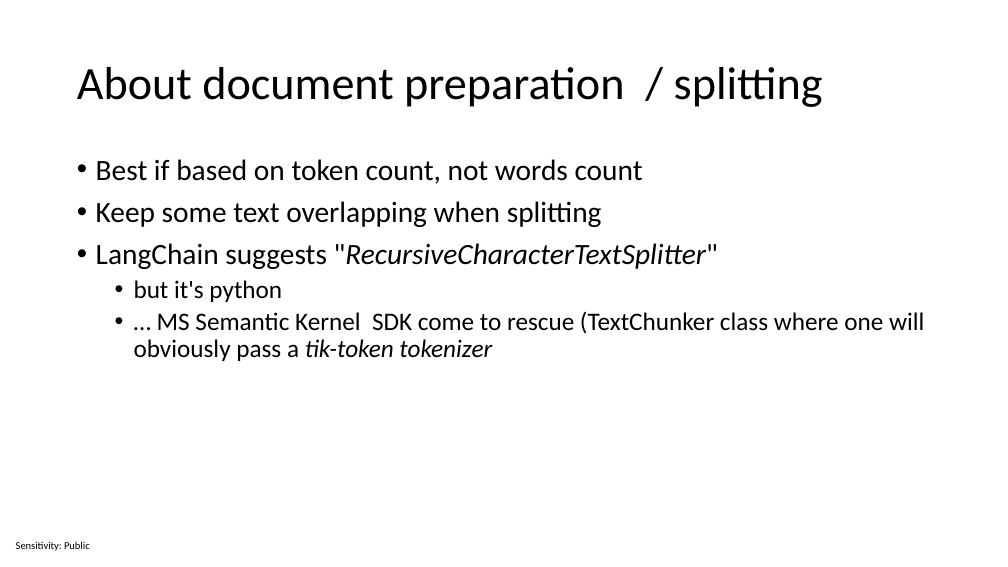
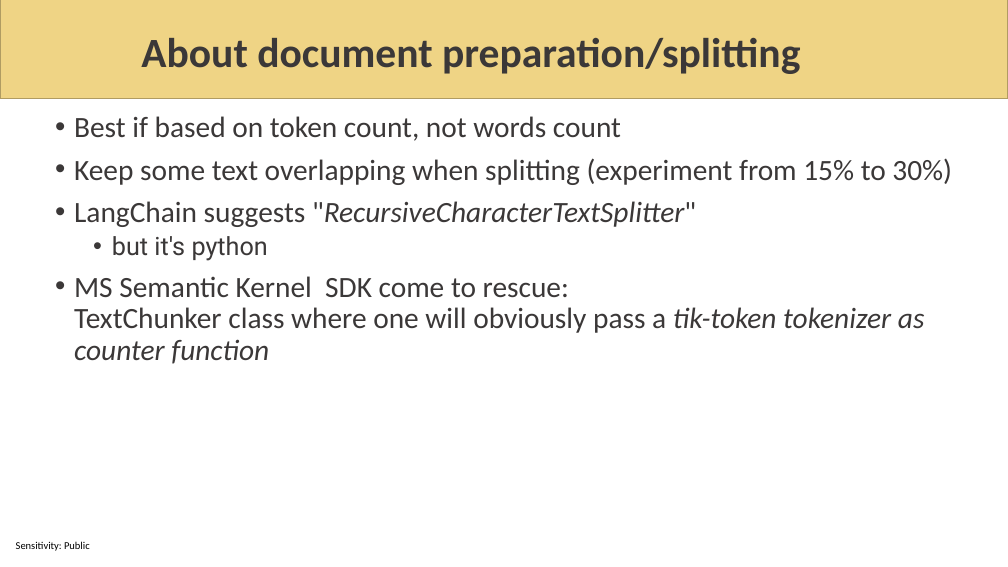
Before and after one commit to sabbadino/AzureDay2023Torino, a slide deck: slide 19 of sessions/room1_15_30/azure-day-ChatBot.pptx (slide 18 before the commit). Drawn at 1008x567 pixels with LibreOffice and Linux fonts; fonts in the diff are those of the drawing; background and template pictures are left out. Boxes give left, top, right and bottom in pixels: in the first picture for what was removed or moved away, otherwise in the second. Text is boxed around its words. In the diff, an @@ line names an element or a change of style, - is before the commit and + after.

```diff
--- a/sessions/room1_15_30/azure-day-ChatBot.pptx
+++ b/sessions/room1_15_30/azure-day-ChatBot.pptx
@@ rectangle added at [0,0,1008,99], fill #EFD485, outline #B19D62 1 pt @@
@@ title at [141,38,800,74]: text changed; size 44 to 39.6 pt; text colour #000000 to #3B3838; bold on @@
-About document preparation / splitting
+About document preparation/splitting
@@ text "Best if based on token ...": place and size @@
-text "Best if based on token ..." at [96,159,924,361]
+text "Best if based on token ..." at [74,116,952,364]
@@ text at [74,116,696,261]: text colour #000000 to #3B3838 in "Best if based on token count, not ...", "LangChain suggests "RecursiveCharacterTextSplitter"", "but it's python"; font Calibri to Roboto in "but it's python" @@
@@ text at [74,158,952,185]: text changed; text colour #000000 to #3B3838 @@
-• Keep some text overlapping when splitting
+• Keep some text overlapping when splitting (experiment from 15% to 30%)
@@ text at [74,276,925,364]: text changed; size 24 to 28 pt; text colour #000000 to #3B3838 @@
-  • … MS Semantic Kernel SDK come to rescue (TextChunker class where one will obviously pass a tik-token tokenizer
+• MS Semantic Kernel SDK come to rescue:
+  TextChunker class where one will obviously pass a tik-token tokenizer as counter function
```
Also in this commit, not shown: 32 other slides changed, 5 slides added, 1 slide removed, 3 other files.
